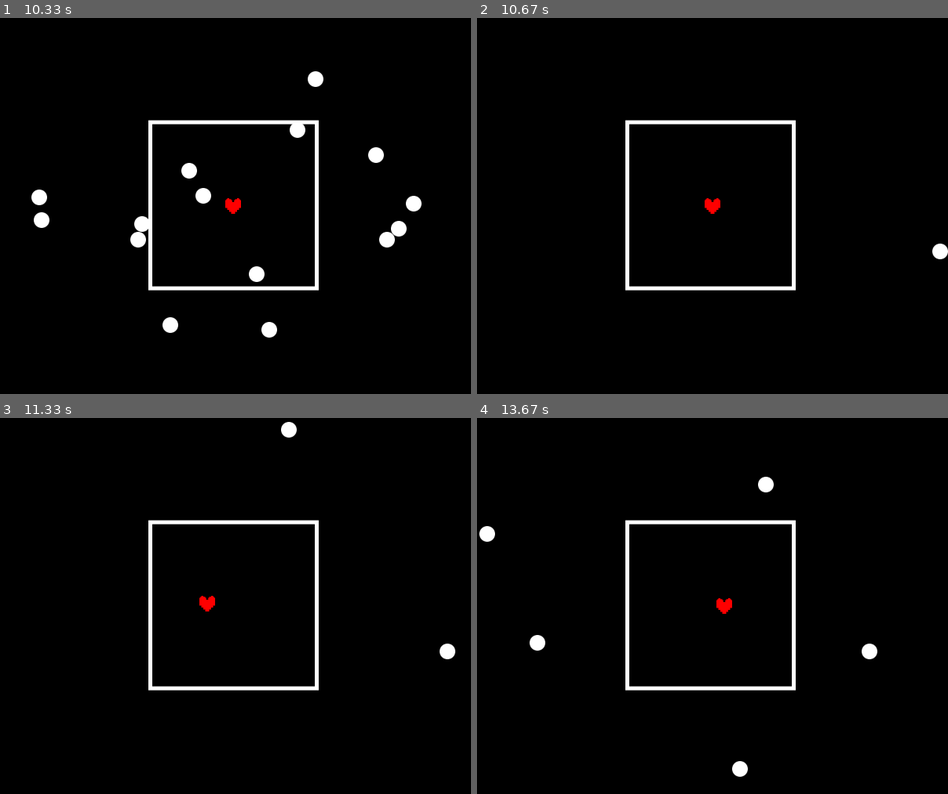
Above: before the commit, frames 1-4 (two rows, left to right).
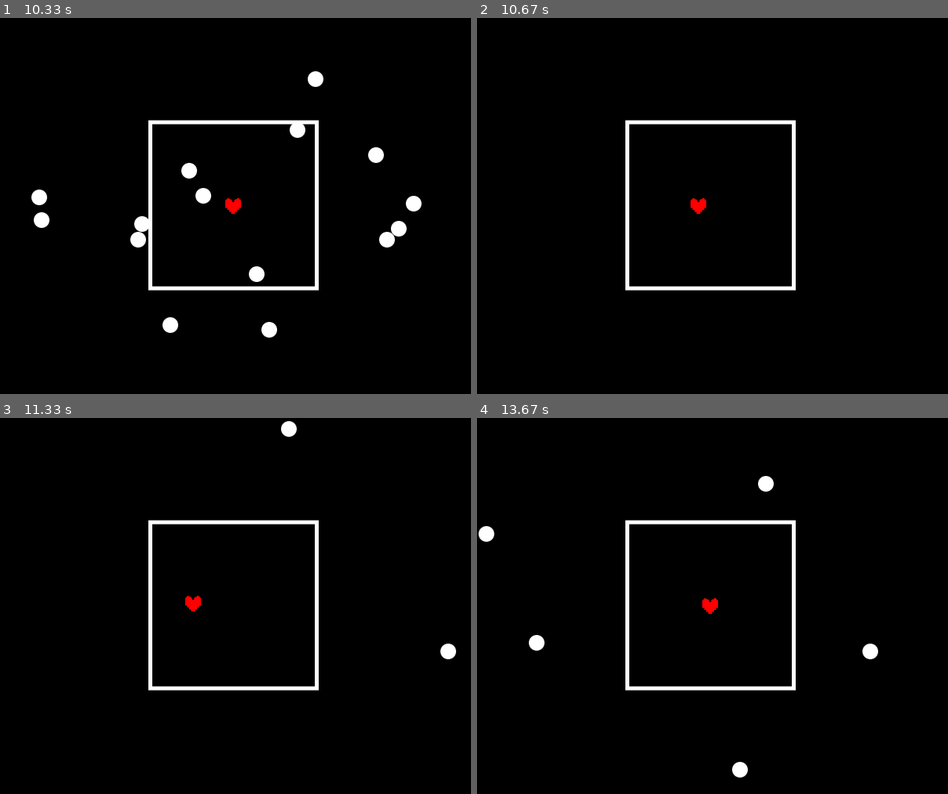
Above: after the commit, the same moments.

Repository: foxkodland/pygame-for-kodland
Game: pygame game, started from main.py
Same seed, same stepped clock (60 frames per second), same inputs: the game is played once before the commit and once after it.
Inputs (mouse positions are in pixels of both pictures, inside the frame that each line leads up to):
- Up to frame 1 (10.33 s): press the mouse at (226, 206) at 0.37 s; move the mouse to (320, 202) at 0.47 s; release the mouse at (414, 202) at 0.6 s; hold Left 0.67-1.2 s; move the mouse to (287, 194) at 0.7 s; hold Down 1.23-1.53 s; hold Left 1.57-1.97 s; hold Up 2-2.37 s; hold Right 2.4-3.03 s; hold Down 3.07-3.43 s; hold Left 3.47-3.93 s; hold Right 3.97-4.43 s; hold Up 4.47-4.77 s; hold Right 4.8-5.27 s; hold Left 5.3-5.83 s; hold Down 5.87-6.17 s; hold Left 6.2-6.6 s; hold Up 6.63-7 s; hold Right 7.03-7.67 s; hold Down 7.7-8.07 s; hold Left 8.1-8.57 s; hold Right 8.6-9.07 s; hold Up 9.1-9.4 s; hold Right 9.43-9.9 s; hold Left from 9.93 s (still down)
- Up to frame 2 (10.67 s): release Left at 10.47 s; tap Enter at 10.5 s
- Up to frame 3 (11.33 s): hold Left 10.83-11.23 s; hold Up from 11.27 s (still down)
- Up to frame 4 (13.67 s): release Up at 11.63 s; hold Right 11.67-12.3 s; hold Down 12.33-12.7 s; hold Left 12.73-13.2 s; hold Right from 13.23 s (still down)

Frame 1 is identical in both runs. In frame 2, 0.3% of the frame differs, in the area x 45-100%, y 47-65%; in frame 3, 0.3%; in frame 4, 0.4%, in the area x 0-86%, y 15-96%.

Commit message:
рефакторинг main.py

Diff:
--- a/main.py
+++ b/main.py
@@ -4,14 +4,13 @@
 WIDTH = 600  # ширина игрового окна
 HEIGHT = 480 # высота игрового окна
 FPS = 30 # частота кадров в секунду
-
-# Цвет
 BLACK = (0, 0, 0)
 
 pygame.init()
 screen = pygame.display.set_mode((WIDTH, HEIGHT))
 pygame.display.set_caption("Для Экзамена)")
 clock = pygame.time.Clock()
+
 
 class Button_start(pygame.sprite.Sprite):
     def __init__(self, filename):
@@ -69,6 +68,9 @@
                 self.kill()
             self.rect.x += 1
 
+        if game_status == 'проигрыш':
+            self.kill()
+
 # сердчечко
 class Heart(pygame.sprite.Sprite):
     def __init__(self, filename):
@@ -79,73 +81,100 @@
             center=(WIDTH/2, HEIGHT/2))
 
     def update(self):
-        keys = pygame.key.get_pressed()
+        # keys = pygame.key.get_pressed()
         if keys[pygame.K_LEFT]:
             if self.rect.x > 191:
                 self.rect.x -= 3
-        elif keys[pygame.K_RIGHT]:
+        if keys[pygame.K_RIGHT]:
             if self.rect.x < 380:
                 self.rect.x += 3
-        elif keys[pygame.K_UP]:
+        if keys[pygame.K_UP]:
             if self.rect.y > 135:
                 self.rect.y -= 3
-        elif keys[pygame.K_DOWN]:
+        if keys[pygame.K_DOWN]:
             if self.rect.y < 320:
                 self.rect.y += 3
 
 
 heart = Heart('images/heart.png')
 button_start = Button_start ('images/button_start.png')
-fon = Fon ('images/fon_menu.svg')
 
 all_sprites = pygame.sprite.Group()
-all_sprites.add(fon)
 all_sprites.add(button_start)
 
 enemies = []
-game_status = 'menu'
+game_status = 'menu'  # 3 состояния игры: menu, game, проигрыш
+
+def start_game():
+    '''
+    игра начинается
+    1. пустой список врагов
+    2. Добавлен спрайт фона и сердечка
+    3. изменен статус игры
+    '''
+    global enemies, game_status, all_sprites
+    enemies = []
+    game_status = 'game'
+    all_sprites = pygame.sprite.Group()
+    all_sprites.add(Fon('images/fon_game.svg'))
+    all_sprites.add(heart)
+
+
+def click_start():
+    '''
+    клик мышкой по кнопке Start (не по спрайту, а по похожим координатам) или Enter
+    '''
+    global game_status, keys
+    pressed = pygame.mouse.get_pressed()
+    if pressed[0] or keys[pygame.K_RETURN]:
+        pos = pygame.mouse.get_pos()
+        if pos[0] > 206 and pos[0] < 397 and pos[1] > 209 and pos[1] < 273 or keys[pygame.K_RETURN]:
+            start_game()
+
+
+def new_enemies():
+    '''
+    с некоторой случайностю создаёт нового врага
+    all_sprites - все спрайты
+    enemies - список с врагами
+    '''
+    if random.randint(1,20) == 1:
+        new_enemi = White_circle('images/enemy.png')
+        all_sprites.add(new_enemi)
+        enemies.append(new_enemi)
+
+
+def check_collision():
+    '''
+    проверка столкновения сердечка и списка врагов
+    '''
+    global game_status, all_sprites
+    hits = pygame.sprite.spritecollide(heart, enemies, False)
+    if hits:
+        game_status = 'проигрыш'
+        all_sprites = pygame.sprite.Group()
+        all_sprites.add (Fon('images/fon_lose.jpg'))
+
 
 running = True
 while running:
+    # возможность закрыть окно с игрой
     for event in pygame.event.get():
         if event.type == pygame.QUIT:
             running = False
-        # перезапуск игры по Enter
-        if event.type == pygame.KEYDOWN:
-            if game_status == 'проигрыш':
-                if event.key == pygame.K_RETURN:
-                    enemies = []
-                    all_sprites.empty()
-                    all_sprites.add(Fon('images/fon_game.svg'))
-                    all_sprites.add(Heart('images/heart.png'))
-                    game_status = 'game'
 
-    # мы в меню ждём клика по кнопке
+    keys = pygame.key.get_pressed() # получить нажатые клавишы
+
     if game_status == 'menu':
-        pressed = pygame.mouse.get_pressed()
-        pos = pygame.mouse.get_pos()
-        if pressed[0]:
-            if pos[0] > 212 and pos[0] < 371 and pos[1] > 214 and pos[1] < 264:
-                all_sprites.remove(button_start)
-                heart = Heart('images/heart.png')
-                all_sprites.add(heart)
-                fon.image = pygame.image.load('images/fon_game.svg').convert_alpha()
-                game_status = 'game'
+        click_start() # клик мышкой по Start или Enter
+    if game_status == 'game':
+        new_enemies() # генерация новых врагов
+        check_collision() # столкновение с врагами
+    if game_status == 'проигрыш':
+        if keys[pygame.K_RETURN]:  # перезапуск игры по Enter
+            start_game()
 
-    # генерация новых врагов
-    if game_status == 'game':
-        if random.randint(1,20) == 1:
-            new_enemi = White_circle('images/enemy.png')
-            all_sprites.add(new_enemi)
-            enemies.append(new_enemi)
-
-        # столкновение
-        hits = pygame.sprite.spritecollide(heart, enemies, False)
-        if hits:
-            game_status = 'проигрыш'
-            all_sprites.empty()
-            all_sprites.add (Fon('images/fon_lose.jpg'))
-
+    # отрисовка
     screen.fill(BLACK)
     all_sprites.draw(screen)
     all_sprites.update()
